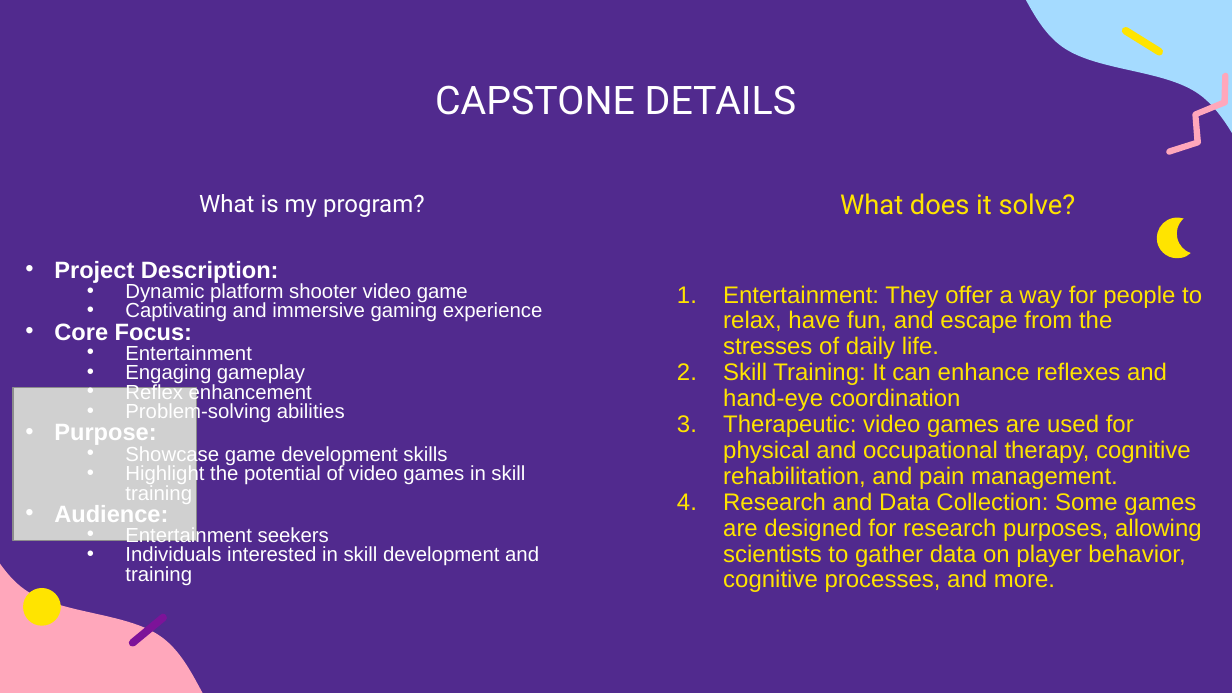
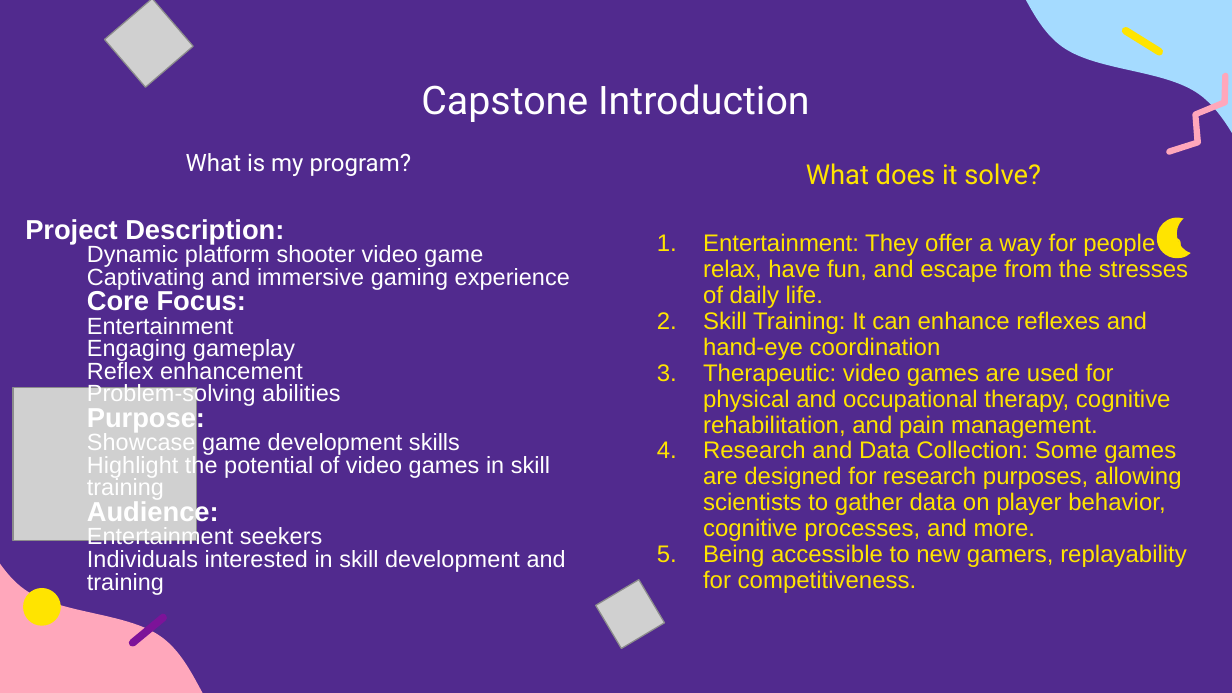
Before and after one commit to DavidVLe1/medieval-platform-shooter, a slide deck: slide 4 of Capstone platform shooter.pptx (slide 5 before the commit). Drawn at 1232x693 pixels with LibreOffice and Linux fonts; fonts in the diff are those of the drawing; grey boxes stand for pictures. Boxes give left, top, right and bottom in pixels: in the first picture for what was removed or moved away, otherwise in the second. Text is boxed around its words. In the diff, an @@ line names an element or a change of style, - is before the commit and + after.

```diff
--- a/Capstone platform shooter.pptx
+++ b/Capstone platform shooter.pptx
@@ picture added at [104,0,193,87] @@
@@ title at [421,84,810,122]: text changed @@
-CAPSTONE DETAILS
+Capstone Introduction
@@ text "What is my program?": place and size @@
-text "What is my program?" at [199,194,425,217]
+text "What is my program?" at [186,153,412,176]
@@ text "What does it solve?": place and size @@
-text "What does it solve?" at [840,193,1076,215]
+text "What does it solve?" at [806,163,1041,185]
@@ text "Project Description:": place and size @@
-text "Project Description:" at [54,261,542,586]
+text "Project Description:" at [25,219,570,595]
@@ text "Project Description:" at [25,219,570,595]: size 13.8 to 16 pt in "Project Description:", "Core Focus:", "Purpose:", "Audience:"; size 11.9 to 13.8 pt in "Dynamic platform shooter video game", "Captivating and immersive gaming experience", "Entertainment", "Engaging gameplay" and 6 more places; bullet • to none @@
@@ text "Entertainment: They offer a way ...": place and size @@
-text "Entertainment: They offer a way ..." at [723,285,1202,592]
+text "Entertainment: They offer a way ..." at [703,232,1188,593]
@@ text at [703,544,1187,593]: paragraph added @@
+5. Being accessible to new gamers, replayability for competitiveness.
@@ picture added at [596,580,665,649] @@
```
Also in this commit, not shown: 4 other slides changed, 1 slide added, 3 slides removed.
